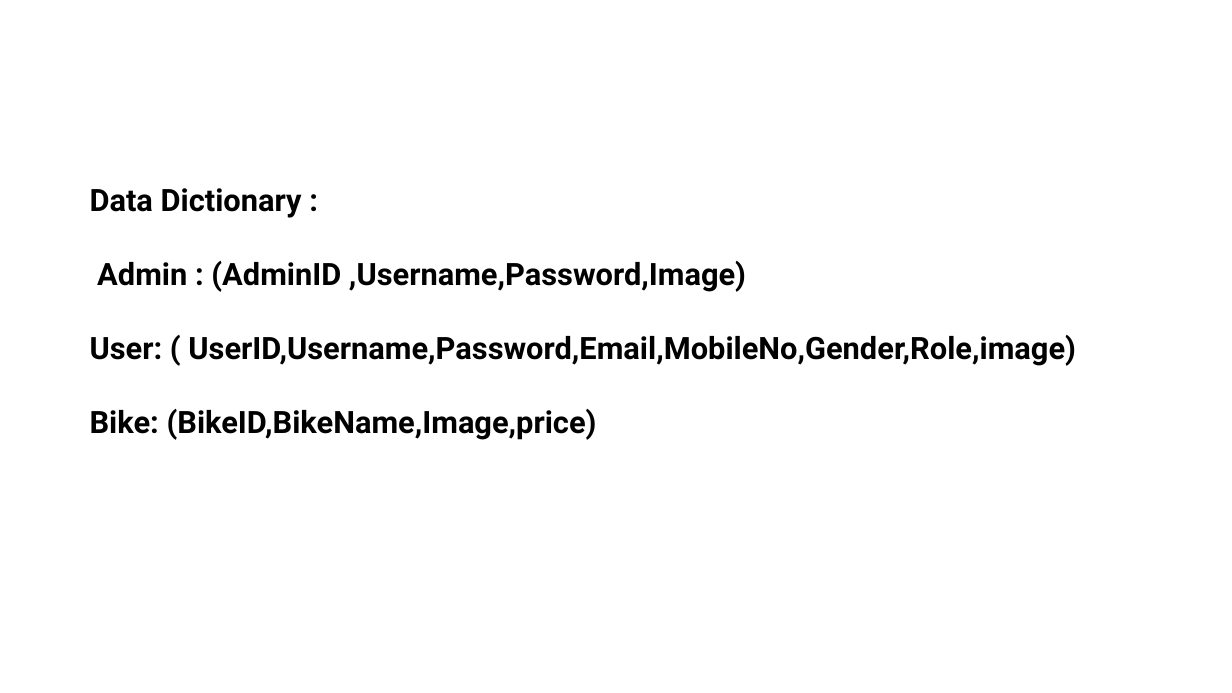
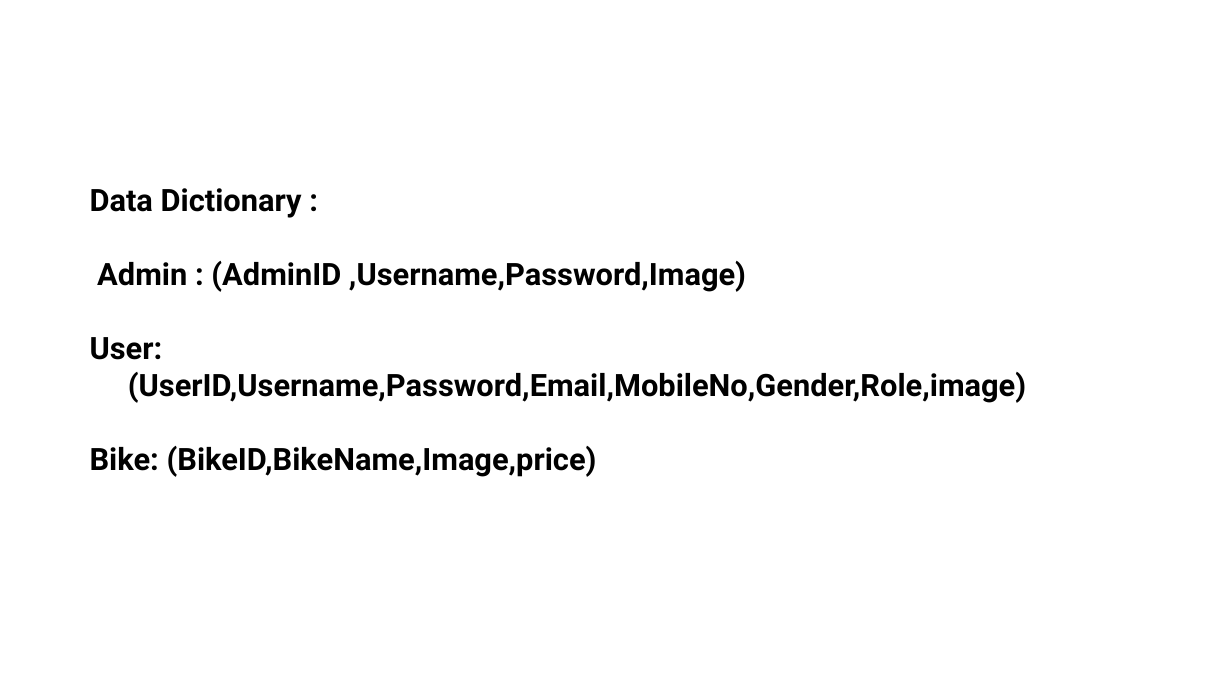
Before and after one commit to parmar635/CN, a slide deck: slide 10 of bike (1) [Autosaved].pptx. Drawn at 1232x693 pixels with LibreOffice and Linux fonts; fonts in the diff are those of the drawing. Boxes give left, top, right and bottom in pixels: in the first picture for what was removed or moved away, otherwise in the second. Text is boxed around its words. In the diff, an @@ line names an element or a change of style, - is before the commit and + after.

```diff
--- a/bike (1) [Autosaved].pptx
+++ b/bike (1) [Autosaved].pptx
@@ text at <box>90,337,1026,403</box>: text changed @@
-User: ( UserID,Username,Password,Email,MobileNo,Gender,Role,image)
+User:
+(UserID,Username,Password,Email,MobileNo,Gender,Role,image)
```
Also in this commit, not shown: 3 other slides changed.
